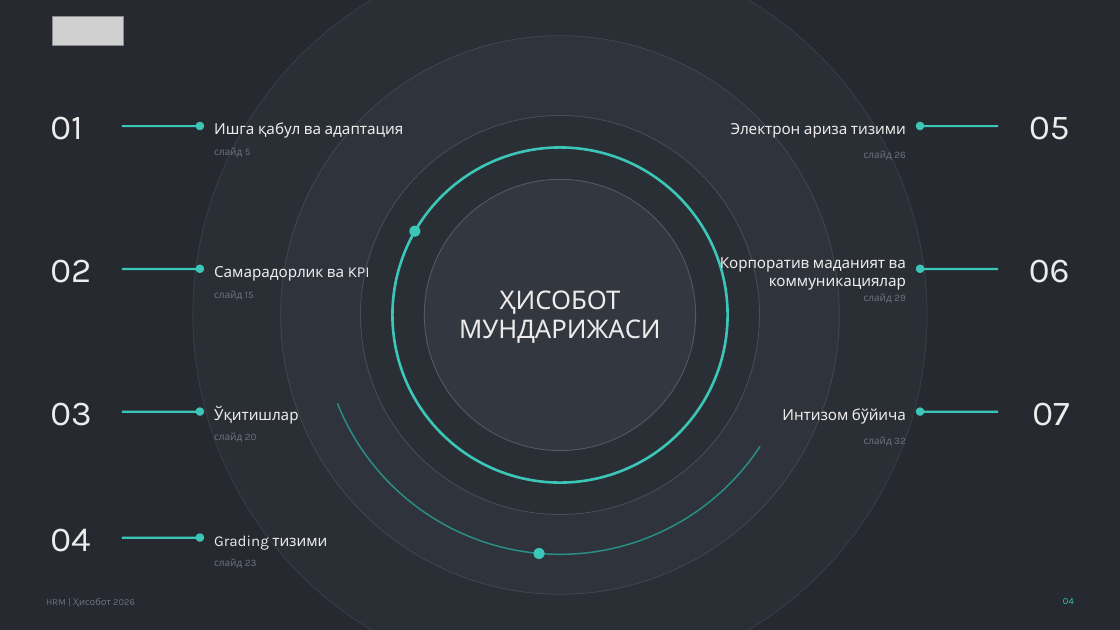
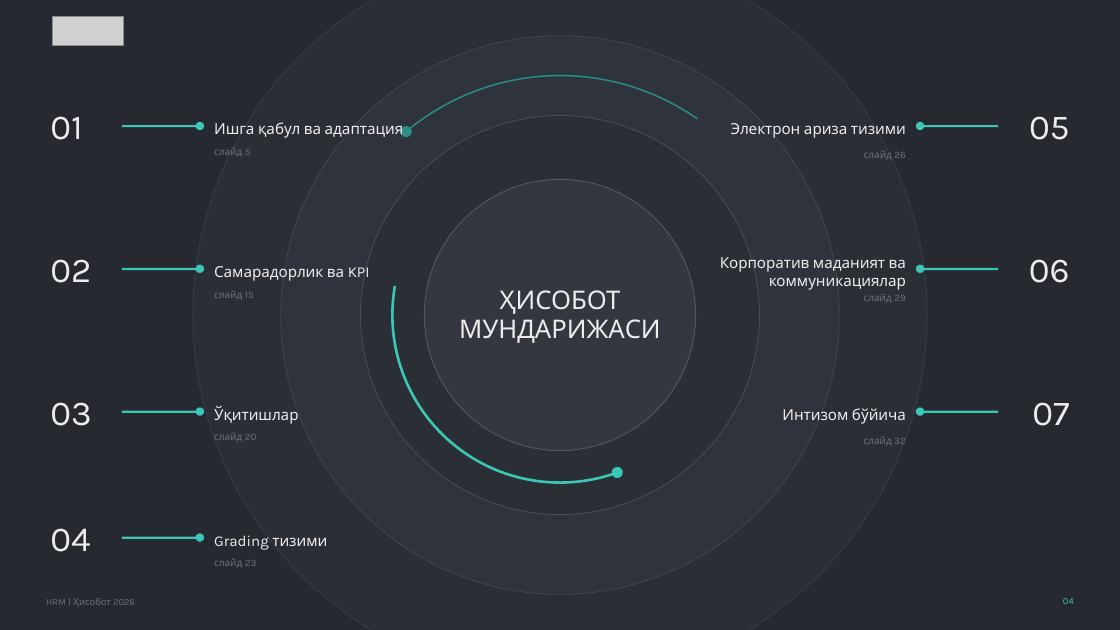
Before and after one commit to ula0740-ux/Loyha-, a slide deck: slide 4 of hisobot/hrm/morph/HRM_2026_Sentabr_Morph.pptx. Drawn at 1120x630 pixels with LibreOffice and Linux fonts; fonts in the diff are those of the drawing; grey boxes stand for pictures. Boxes give left, top, right and bottom in pixels: in the first picture for what was removed or moved away, otherwise in the second. Text is boxed around its words. In the diff, an @@ line names an element or a change of style, - is before the commit and + after.

```diff
--- a/hisobot/hrm/morph/HRM_2026_Sentabr_Morph.pptx
+++ b/hisobot/hrm/morph/HRM_2026_Sentabr_Morph.pptx
@@ arc (boxed as its full ellipse) at (233,0,888,630): proportions changed; rotation 0 to 120 degrees @@
@@ arc (boxed as its full ellipse) at (324,79,796,551): proportions changed; rotation 0 to 230 degrees @@
@@ ellipse added at (399,124,414,139), fill #2A8F86 @@
@@ ellipse removed at (409,226,420,237) @@
@@ ellipse at (609,465,625,480): rotation 0 to 230 degrees @@
```
Also in this commit, not shown: 11 other slides changed, 1 other file.
